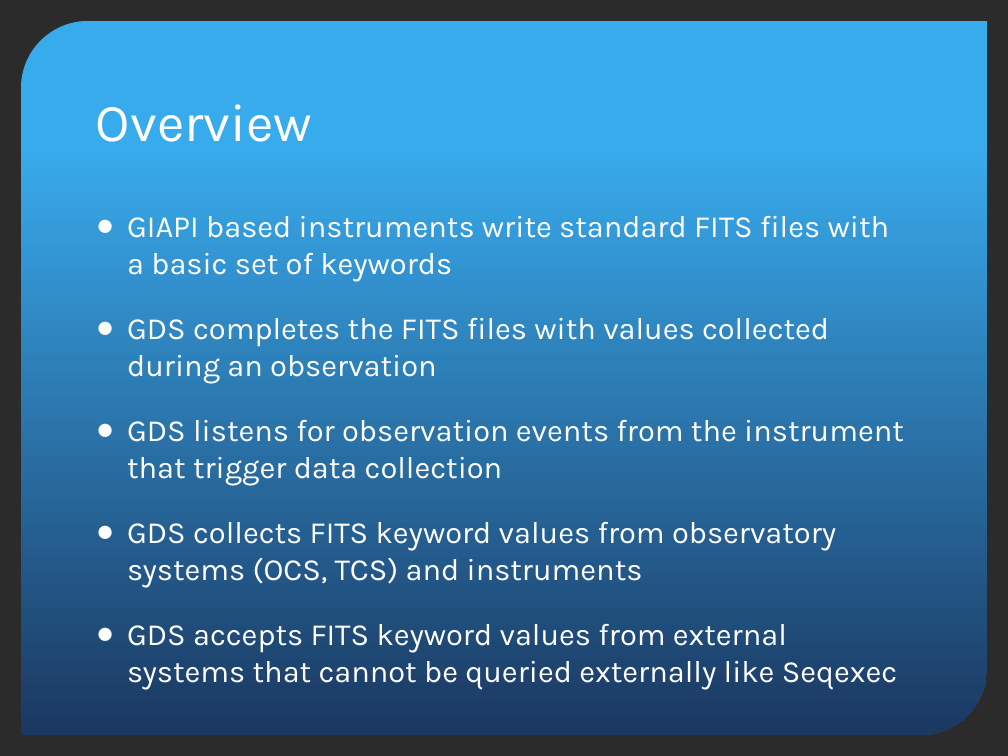
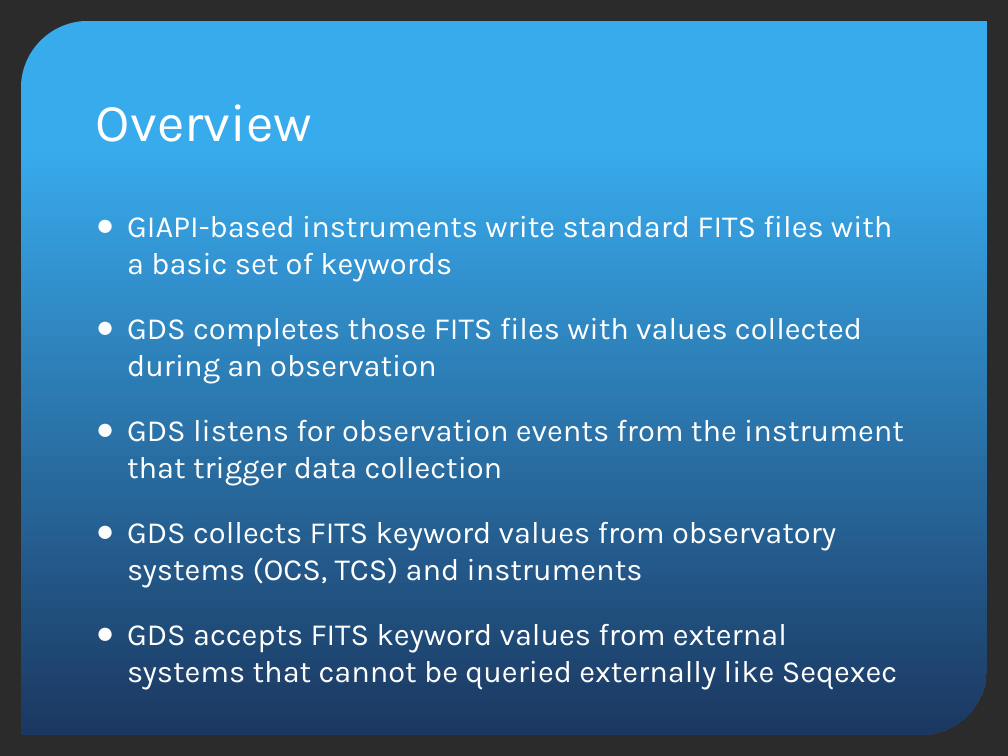
Before and after one commit to jluhrs/gmp, a slide deck: slide 4 of gds-api/src/main/doc/GDSDesignReview.pptx. Drawn at 1008x756 pixels with LibreOffice and Linux fonts; fonts in the diff are those of the drawing; background and template pictures are left out; a plain dark background stands for a picture behind light text. Boxes give left, top, right and bottom in pixels: in the first picture for what was removed or moved away, otherwise in the second. Text is boxed around its words. In the diff, an @@ line names an element or a change of style, - is before the commit and + after.

Commit message:
Fixed observation events table and general rewie

```diff
--- a/gds-api/src/main/doc/GDSDesignReview.pptx
+++ b/gds-api/src/main/doc/GDSDesignReview.pptx
@@ text at box(127, 216, 893, 384): text changed @@
-● GIAPI based instruments write standard FITS files with a basic set of keywords
-● GDS completes the FITS files with values collected during an observation
+● GIAPI-based instruments write standard FITS files with a basic set of keywords
+● GDS completes those FITS files with values collected during an observation
```
Also in this commit, not shown: 6 other slides changed, 4 slides added, 3 slides removed.
